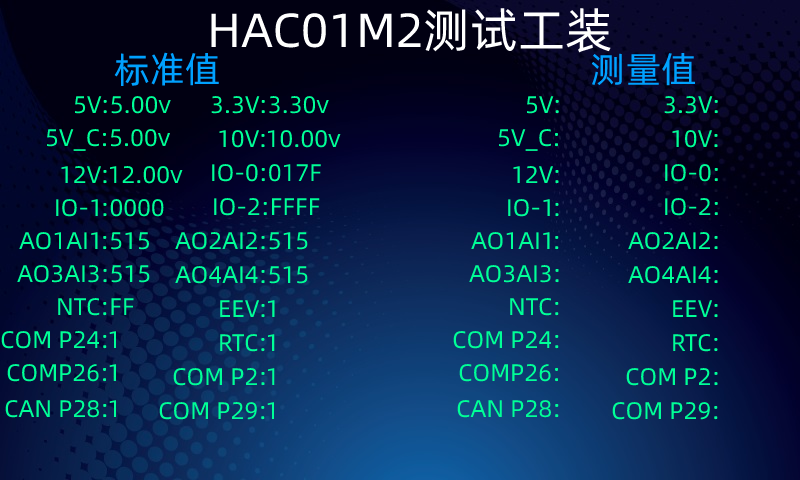
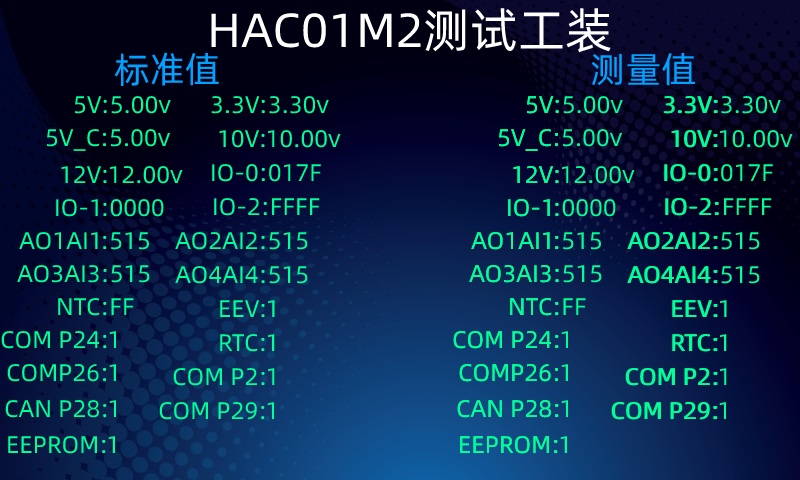
Comparing the layer stacks of the two 800×480 images. Changes:
showed group "文件夹 copy 2" (23 layers) over (453, 96, 793, 454)
added layer "EEPROM:1" (1st of 2, in "文件夹 copy 2" › "left") in group "left" over (460, 436, 567, 454)
added layer "EEPROM:1" (2nd of 2, in "文件夹" › "left") in group "left" over (8, 436, 115, 454)
painted on "CAN P28:" (2nd of 3, in "文件夹" › "left") over (5, 400, 115, 418)
added layer "EEPROM:" in group "left" over (460, 436, 558, 454)
